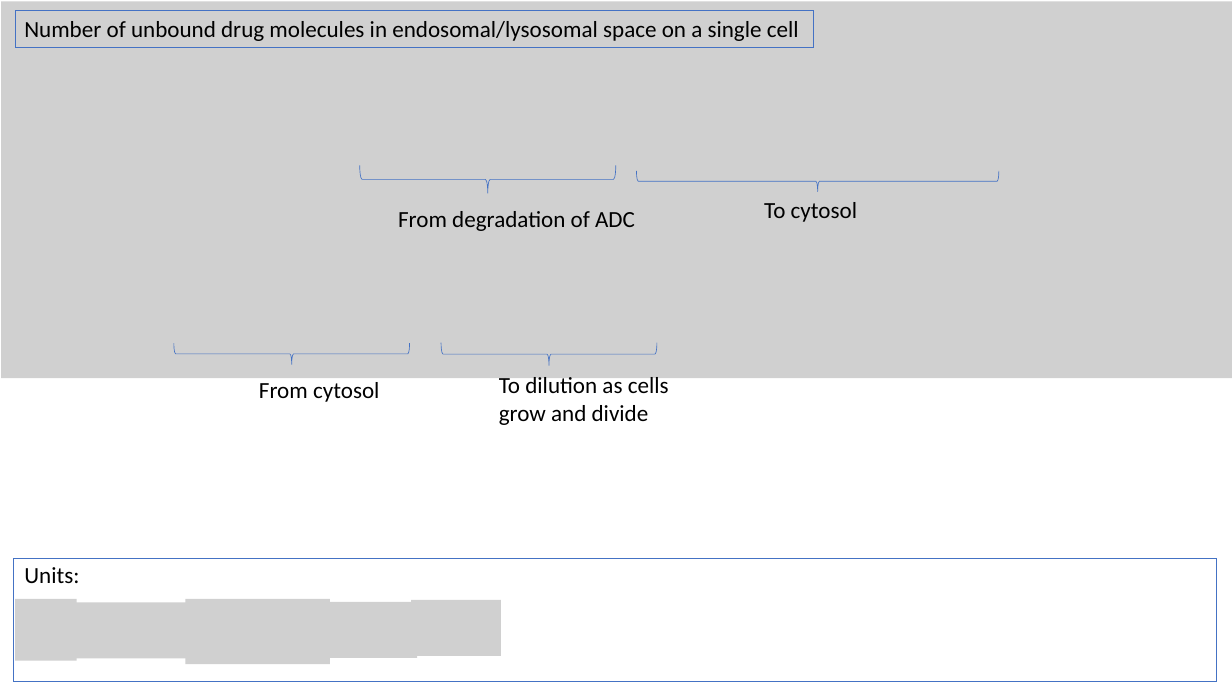
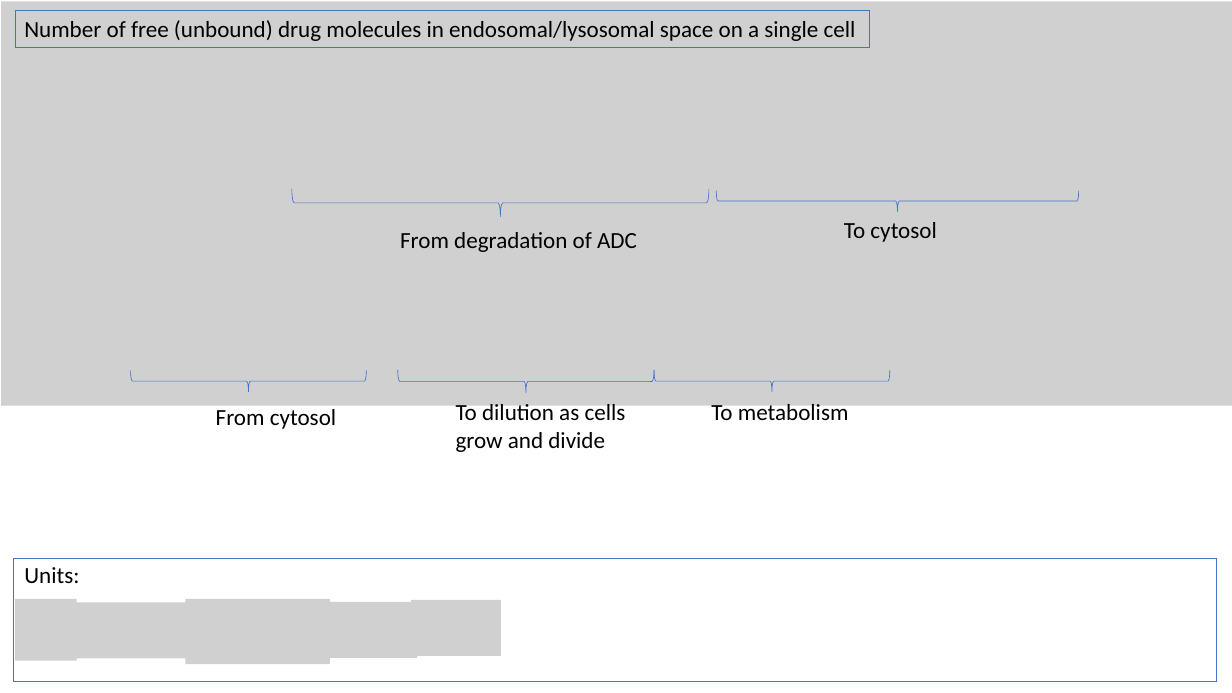
Before and after one commit to judith-stein/hc-protac-shuttle-rshiny-in-vivo, a slide deck: slide 44 of www/logistic_pk_pd_equations_explained.pptx (slide 22 before the commit). Drawn at 1232x693 pixels with LibreOffice and Linux fonts; fonts in the diff are those of the drawing; grey boxes stand for pictures. Boxes give left, top, right and bottom in pixels: in the first picture for what was removed or moved away, otherwise in the second. Text is boxed around its words. In the diff, an @@ line names an element or a change of style, - is before the commit and + after.

```diff
--- a/www/logistic_pk_pd_equations_explained.pptx
+++ b/www/logistic_pk_pd_equations_explained.pptx
@@ picture: place and size @@
-picture at [1,1,1232,378]
+picture at [1,1,1232,406]
@@ rectangle "Number of free (unbound) drug ...": place and size @@
-rectangle "Number of free (unbound) drug ..." at [16,10,814,47]
+rectangle "Number of free (unbound) drug ..." at [16,10,870,47]
@@ text in rectangle at [24,20,856,41]: text changed @@
-Number of unbound drug molecules in endosomal/lysosomal space on a single cell
+Number of free (unbound) drug molecules in endosomal/lysosomal space on a single cell
@@ right brace: place and size @@
-right brace at [360,166,616,194]
+right brace at [293,189,709,217]
@@ right brace: place and size @@
-right brace at [637,171,1000,192]
+right brace at [717,191,1079,212]
@@ text "From degradation of ADC": place and size @@
-text "From degradation of ADC" at [398,211,635,231]
+text "From degradation of ADC" at [400,232,637,252]
@@ text "To cytosol": place and size @@
-text "To cytosol" at [764,202,857,222]
+text "To cytosol" at [844,222,936,242]
@@ right brace: place and size @@
-right brace at [174,343,409,364]
+right brace at [130,371,366,392]
@@ right brace: place and size @@
-right brace at [441,342,658,366]
+right brace at [398,370,654,393]
@@ right brace added at [654,371,890,392], outline #4472C4 0.5 pt @@
@@ text "From cytosol": place and size @@
-text "From cytosol" at [259,382,379,402]
+text "From cytosol" at [216,409,336,429]
@@ text "To dilution as cells grow ...": place and size @@
-text "To dilution as cells grow ..." at [499,373,669,425]
+text "To dilution as cells grow ..." at [456,401,626,452]
@@ text added at [711,400,849,420], 18 pt, text #000000 @@
+To metabolism
```
Also in this commit, not shown: 17 other slides changed, 32 slides added, 11 slides removed, 7 other files.
